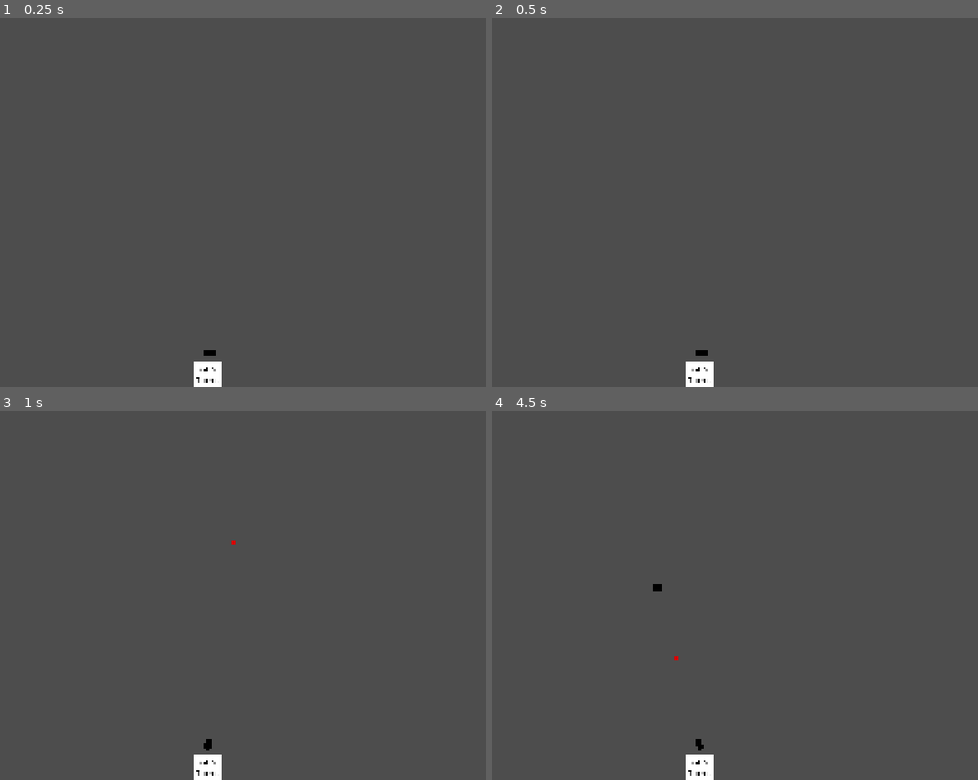
Above: before the commit, frames 1-4 (two rows, left to right).
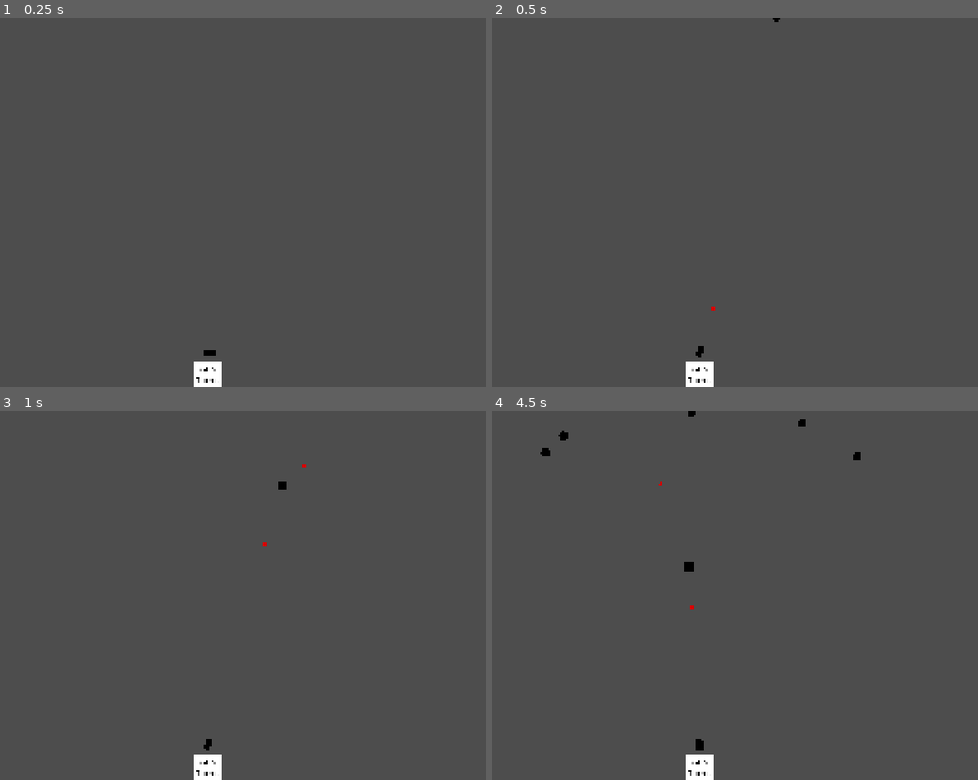
Above: after the commit, the same moments.

Repository: BilgiPasa/2d-gun-turret
Game: Godot game, scene res://Scenes/main_scene.tscn
Same seed, same stepped clock (60 frames per second), same inputs: the game is played once before the commit and once after it.
Inputs (mouse positions are in pixels of both pictures, inside the frame that each line leads up to):
- Up to frame 1 (0.25 s): no input
- Up to frame 2 (0.5 s): no input
- Up to frame 3 (1 s): move the mouse to (349, 577) at 0.52 s
- Up to frame 4 (4.5 s): move the mouse to (569, 613) at 1.27 s; move the mouse to (764, 514) at 2.02 s; move the mouse to (666, 669) at 2.77 s; move the mouse to (895, 650) at 3.52 s; tap Enter at 4.25 s; move the mouse to (501, 540) at 4.27 s

Frame 1 is identical in both runs. In frame 2, less than 0.1% of the frame differs, in the area x 41-60%, y 0-92%; in frame 3, less than 0.1%; in frame 4, 0.3%, in the area x 9-76%, y 0-92%.

Commit message:
Remove spawn increaser timers in main scene

Diff:
--- a/Scenes/main_scene.tscn
+++ b/Scenes/main_scene.tscn
@@ -40,15 +40,11 @@
 
 [node name="SpawnTimer" type="Timer" parent="MovableEnemySpawner" unique_id=924858773]
 
-[node name="SpawnIncrTimer" type="Timer" parent="MovableEnemySpawner" unique_id=1831318590]
-
 [node name="StaticEnemySpawner" type="Node2D" parent="." unique_id=1124076927]
 position = Vector2(0, -1500)
 script = ExtResource("4_iacmt")
 
 [node name="SpawnTimer" type="Timer" parent="StaticEnemySpawner" unique_id=344716921]
-
-[node name="SpawnIncrTimer" type="Timer" parent="StaticEnemySpawner" unique_id=1029786699]
 
 [node name="CanvasLayer" type="CanvasLayer" parent="." unique_id=1463870061]
 
@@ -57,6 +53,4 @@
 
 [connection signal="body_entered" from="Ground/GroundArea" to="." method="_on_ground_area_body_entered"]
 [connection signal="timeout" from="MovableEnemySpawner/SpawnTimer" to="MovableEnemySpawner" method="_on_spawn_timer_timeout"]
-[connection signal="timeout" from="MovableEnemySpawner/SpawnIncrTimer" to="MovableEnemySpawner" method="_on_spawn_incr_timer_timeout"]
 [connection signal="timeout" from="StaticEnemySpawner/SpawnTimer" to="StaticEnemySpawner" method="_on_spawn_timer_timeout"]
-[connection signal="timeout" from="StaticEnemySpawner/SpawnIncrTimer" to="StaticEnemySpawner" method="_on_spawn_incr_timer_timeout"]
--- a/Scripts/movable_enemy_spawner.gd
+++ b/Scripts/movable_enemy_spawner.gd
@@ -1,27 +1,18 @@
 extends Node2D
 
 @onready var spawn_timer: Timer = $SpawnTimer
-@onready var spawn_increaser_timer: Timer = $SpawnIncrTimer
-const SPAWN_X_RANGE: int = 750
-const SPEED_RANGE: int = 500
-const MIN_SPAWN_TIME: float = 0.25
+const SPAWN_X_RANGE: int = 800
+const SPEED_RANGE: int = 600
+const SPAWN_TIME: float = 0.25
 const MOVABLE_ENEMY_SCENE = preload("res://Scenes/movable_enemy.tscn")
 
 func _ready() -> void:
-	spawn_timer.wait_time = 0.5
+	spawn_timer.wait_time = SPAWN_TIME
 	spawn_timer.autostart = true
 	spawn_timer.start()
-	spawn_increaser_timer.wait_time = 1
-	spawn_increaser_timer.autostart = true
-	spawn_increaser_timer.start()
 
 func _on_spawn_timer_timeout() -> void:
 	var new_movable_enemy = MOVABLE_ENEMY_SCENE.instantiate()
 	new_movable_enemy.position = global_position + Vector2(randi_range(-SPAWN_X_RANGE, SPAWN_X_RANGE), 0)
 	owner.add_child(new_movable_enemy)
 	new_movable_enemy.linear_velocity = Vector2(randf_range(-1, 1), randf_range(-1, 1)).normalized() * SPEED_RANGE
-
-# On Spawn Increaser Timer Timeout
-func _on_spawn_incr_timer_timeout() -> void:
-	if spawn_timer.wait_time > MIN_SPAWN_TIME:
-		spawn_timer.wait_time -= 0.01
--- a/Scripts/static_enemy_spawner.gd
+++ b/Scripts/static_enemy_spawner.gd
@@ -1,24 +1,16 @@
 extends Node2D
 
 @onready var spawn_timer: Timer = $SpawnTimer
-@onready var spawn_increaser_timer: Timer = $SpawnIncrTimer
-const SPAWN_RADIUS: int = 750
-const MIN_SPAWN_TIME: float = 0.25
+const SPAWN_RADIUS: int = 800
+const SPAWN_TIME: float = 0.25
 const STATIC_ENEMY_SCENE = preload("res://Scenes/static_enemy.tscn")
 
 func _ready() -> void:
-	spawn_timer.wait_time = 0.5
+	spawn_timer.wait_time = SPAWN_TIME
 	spawn_timer.autostart = true
 	spawn_timer.start()
-	spawn_increaser_timer.wait_time = 1
-	spawn_increaser_timer.autostart = true
-	spawn_increaser_timer.start()
 
 func _on_spawn_timer_timeout() -> void:
 	var new_static_enemy = STATIC_ENEMY_SCENE.instantiate()
 	new_static_enemy.position = global_position + Vector2(randf_range(-SPAWN_RADIUS, SPAWN_RADIUS), randi_range(-SPAWN_RADIUS, SPAWN_RADIUS))
 	owner.add_child(new_static_enemy)
-
-func _on_spawn_incr_timer_timeout() -> void:
-	if spawn_timer.wait_time > MIN_SPAWN_TIME:
-		spawn_timer.wait_time -= 0.01
